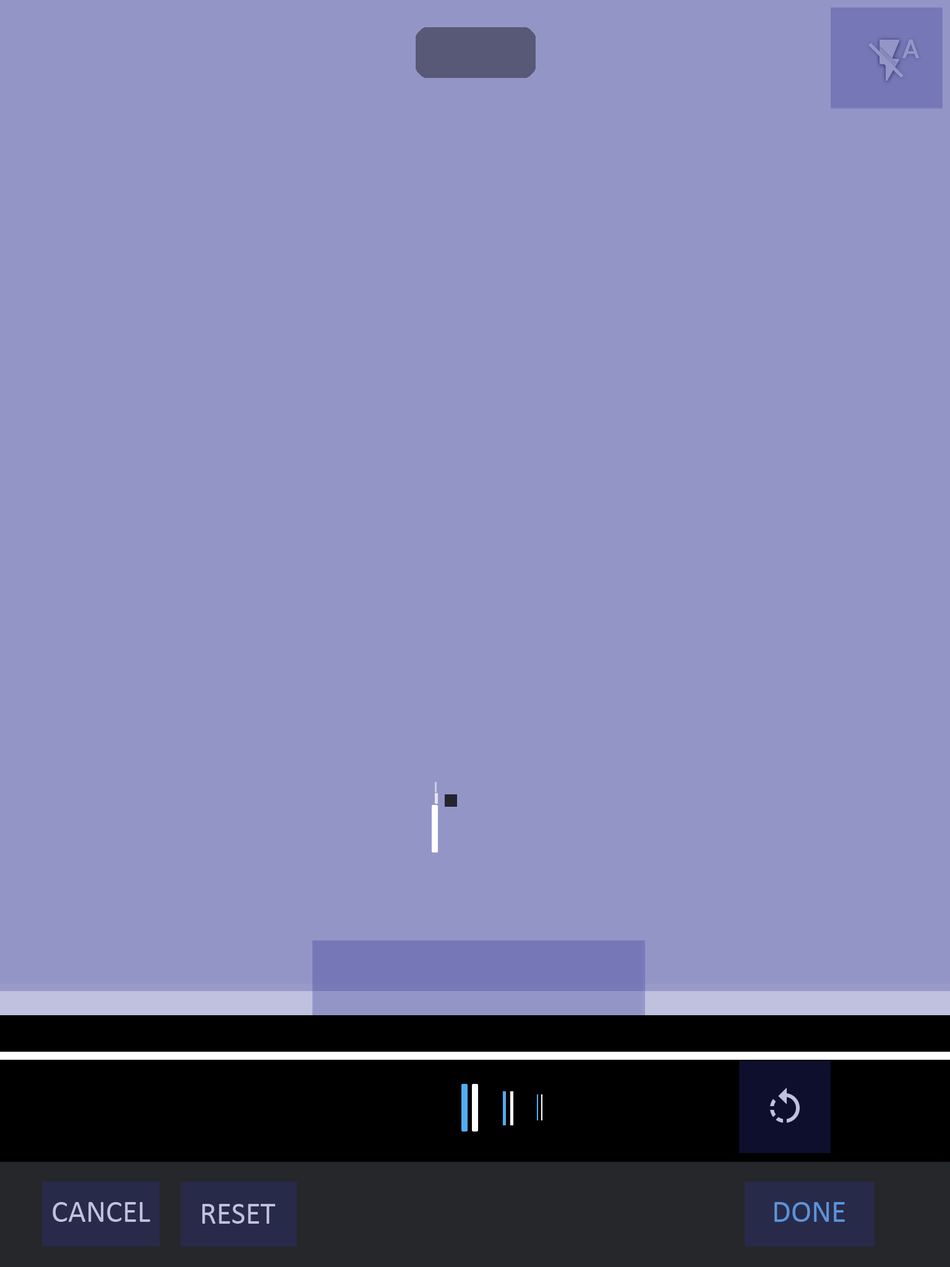
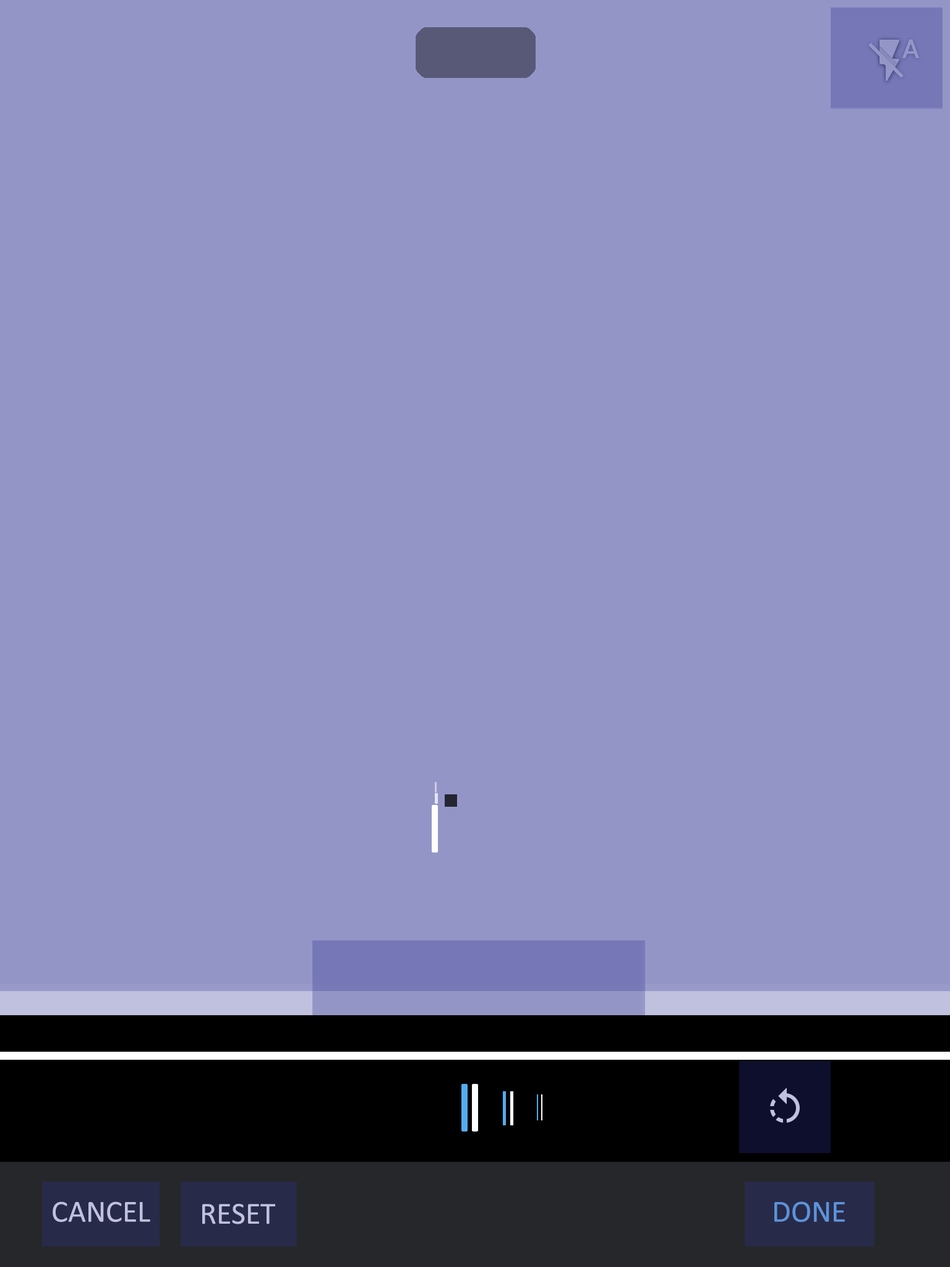
Comparing the layer stacks of the two 950×1267 images. Changes:
painted on "RESET" over [202, 1202, 276, 1225]
painted on "DONE" over [774, 1201, 845, 1223]
painted on "CANCEL" over [52, 1201, 151, 1223]
